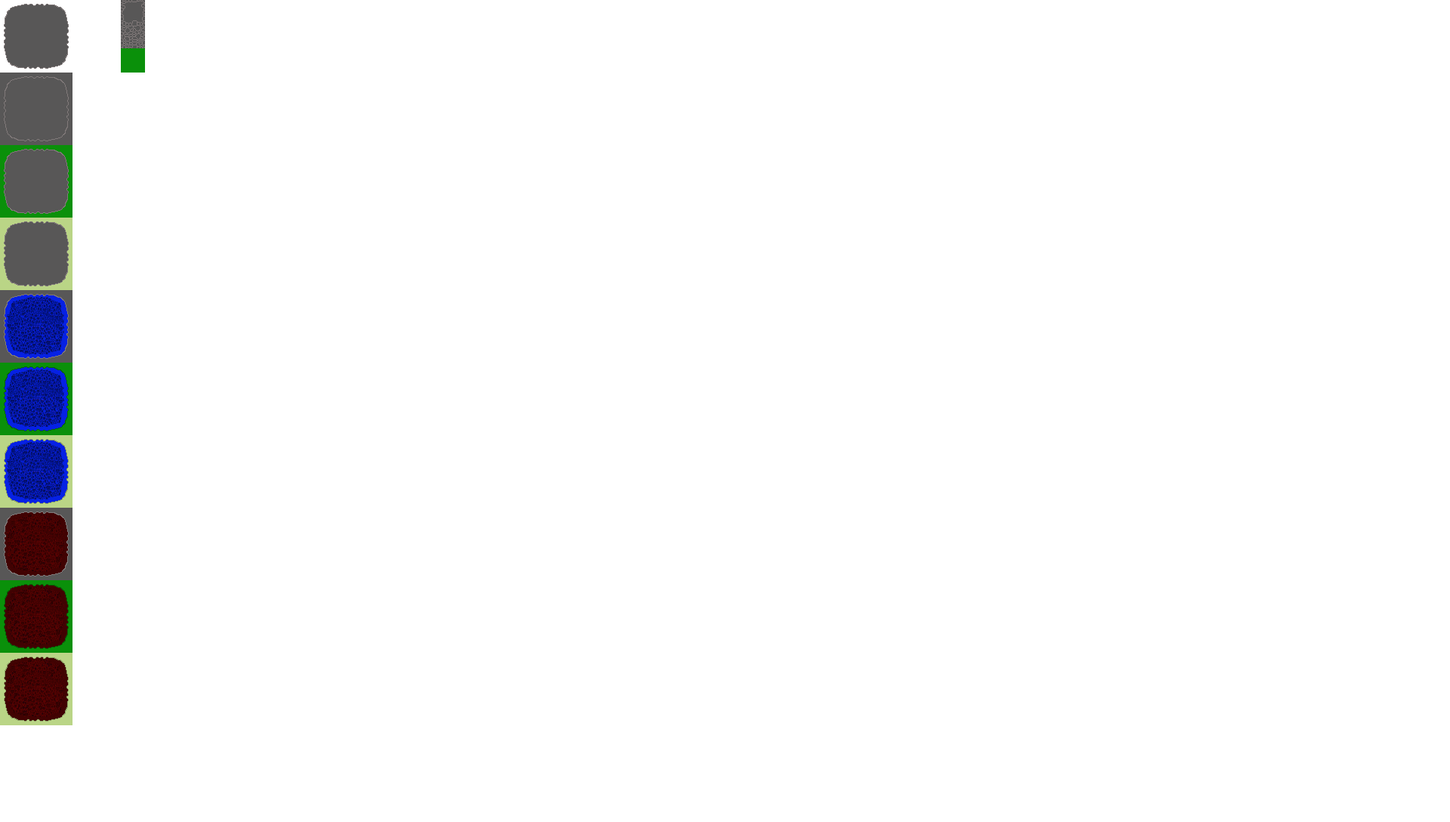
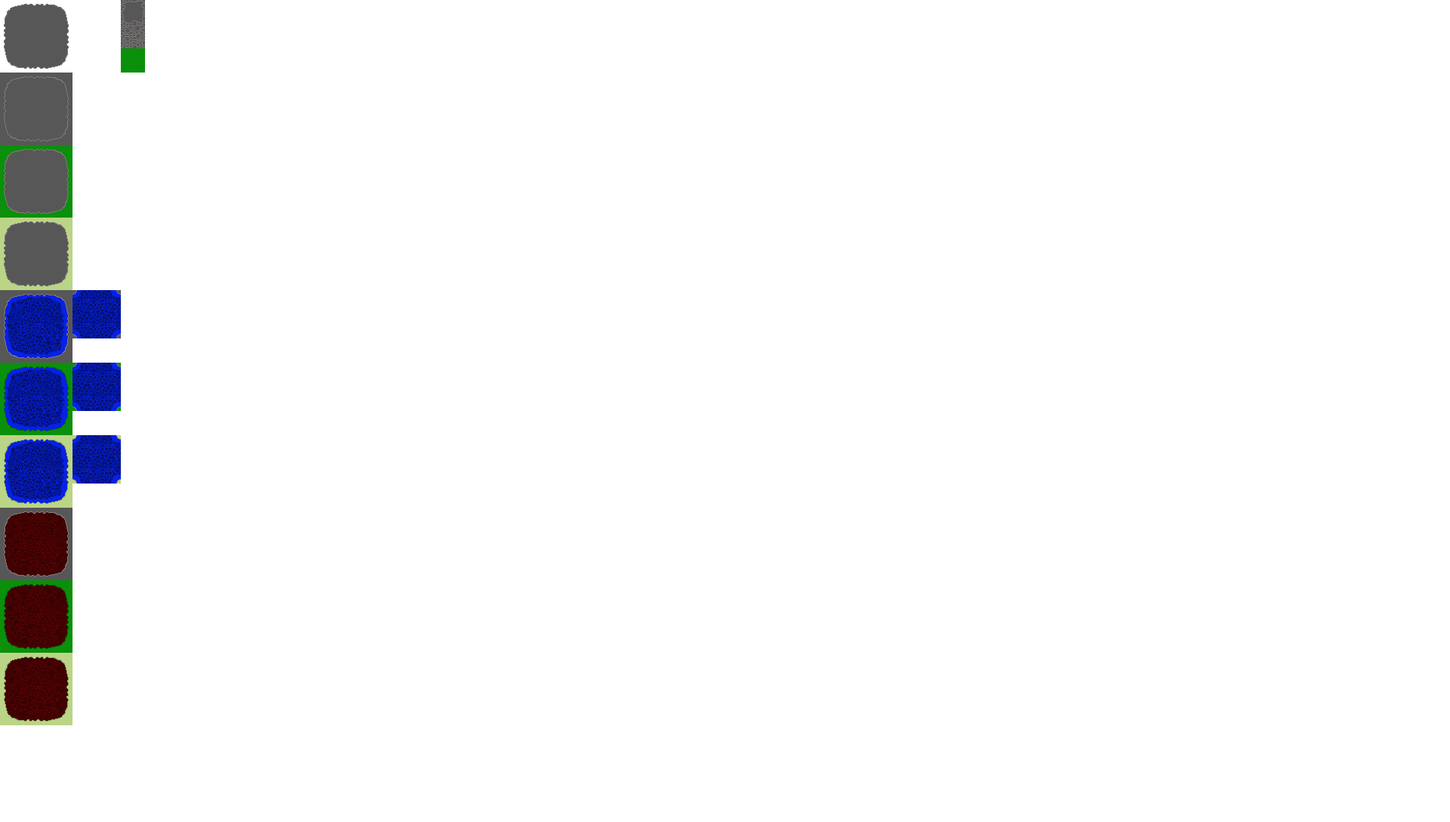
Comparing the layer stacks of the two w=1450, h=822 images. Changes:
painted on "Tileset" over [72, 289, 121, 484]
